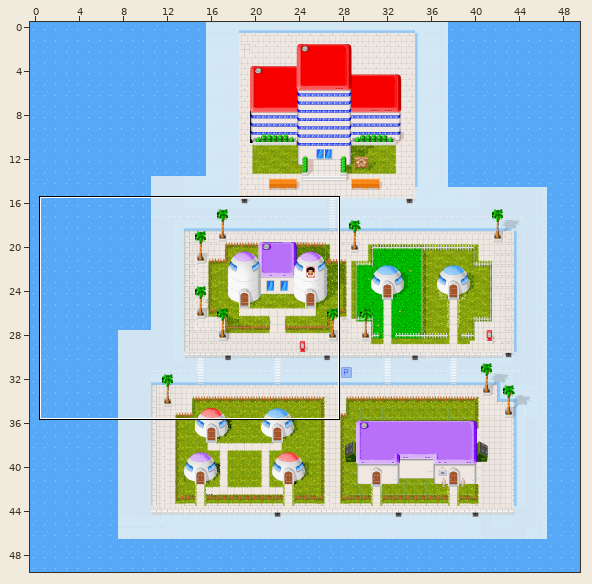
Tiled map -- ressources/maps/world/map.tmx. The picture above shows the old version from afar; the outline marks the close-up.
Close-up. Old version:
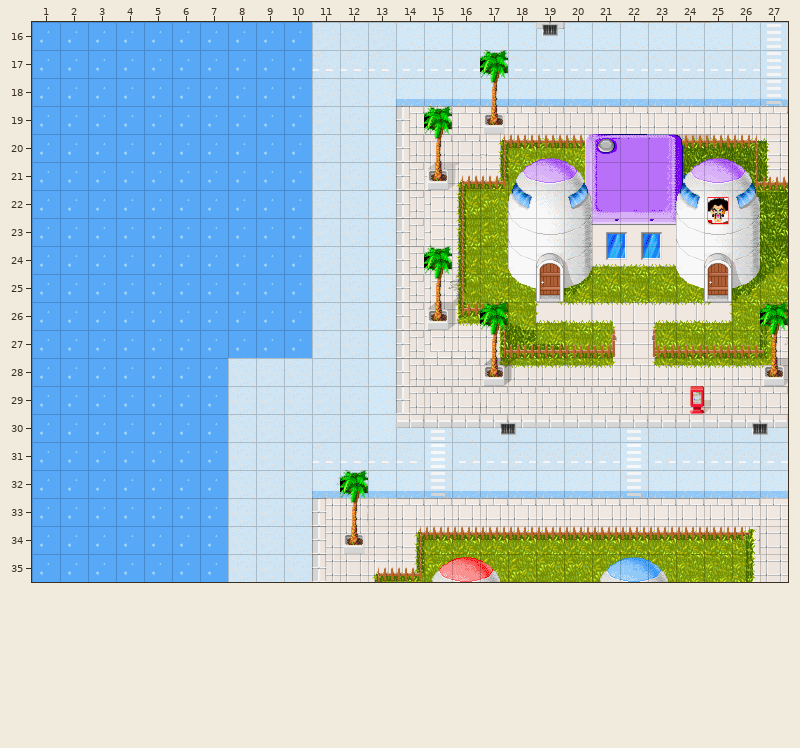
Cells are 32x32 px. Shown: x 1..27, y 16..35. The commit also changed other parts of the map, which this record leaves out.
The result:
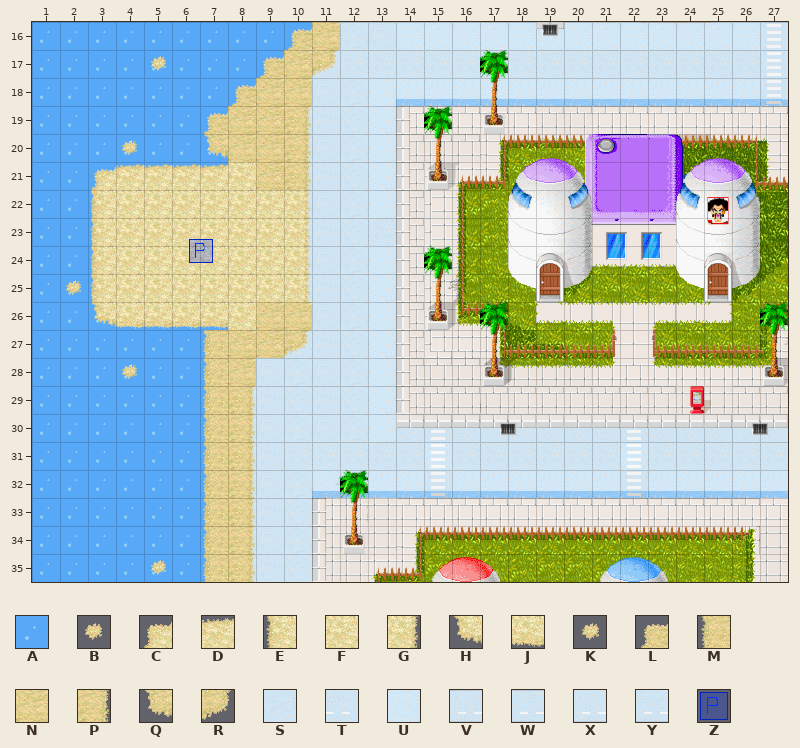
Key: from "Kamehouse": A 76, B 252, C 264, D 265, E 276, F 277, G 278, H 288, J 289, K 305, L 317, M 329, N 330, P 331, Q 341, R 343; from "alltiles": S 43, T 46, U 513, V 774, W 775, X 776, Y 777; from "triggers": Z 0.
_ is an empty cell, . an unchanged one.
Objects are placed by their top-left corner, in cells (3,4 is the top-left corner of cell 3,4); size is 1x1 cell unless given.
The exact change:
--- layer "Tile Layer 8"
@@ x 7..10 @@
-16 ..._
-17 .._.
-18 ._..
-19 _...
-20 _...
-21 _...
+16 ...A
+17 ..A.
+18 .A..
+19 A...
+20 A...
+21 A...
@@ x 13..13 @@
-23 U
+23 S
@@ x 7..7 @@
-26 _
-27 _
-28 _
-29 _
-30 _
-31 _
-32 _
-33 _
-34 _
-35 _
+26 A
+27 A
+28 A
+29 A
+30 A
+31 A
+32 A
+33 A
+34 A
+35 A
--- layer "Tile Layer 14"
@@ x 2..27 @@
-16 ........A_................
-17 ..._...AATTTVVV.VVVVVVVVV.
-18 ......AAA.................
-19 .....AAAA.................
-20 .._..AAAA.................
-21 .___AAAAA.................
-22 .___AAAAA.................
-23 .___AAAAA.................
-24 .___AAAAA.................
-25 ____AAAAA.................
-26 .__AAAAAA.................
-27 .....AAAA.................
-28 .._..A_...................
-29 .....A_...................
-30 .....A_...................
-31 .....A_._TTTT.WXYYYY.WXYYY
-32 .....A_...................
-33 .....A_...................
-34 .....A_...................
-35 ...A.A_...................
+16 ........LN................
+17 ...K...LNRSSSSS.SSSSSSSSS.
+18 ......LNN.................
+19 .....LNNP.................
+20 ..B..QNNP.................
+21 .CDDDDFNP.................
+22 .EFFFFFFG.................
+23 .EFFFFFFG.................
+24 .EFFFFFFG.................
+25 BEFFFFFFG.................
+26 .HJJJJFNN.................
+27 .....MNNR.................
+28 ..B..MN...................
+29 .....MP...................
+30 .....MP...................
+31 .....MP.SSSSS.SSSSSS.SSSSS
+32 .....MP...................
+33 .....MP...................
+34 .....MP...................
+35 ...K.MP...................
--- layer "evenements"
-(outside this view)
+Z "player" at 6.5,23.7
Pixel boxes of the changes (left, top, right, bottom) in both close-ups:
changed: (66, 22, 788, 582)
